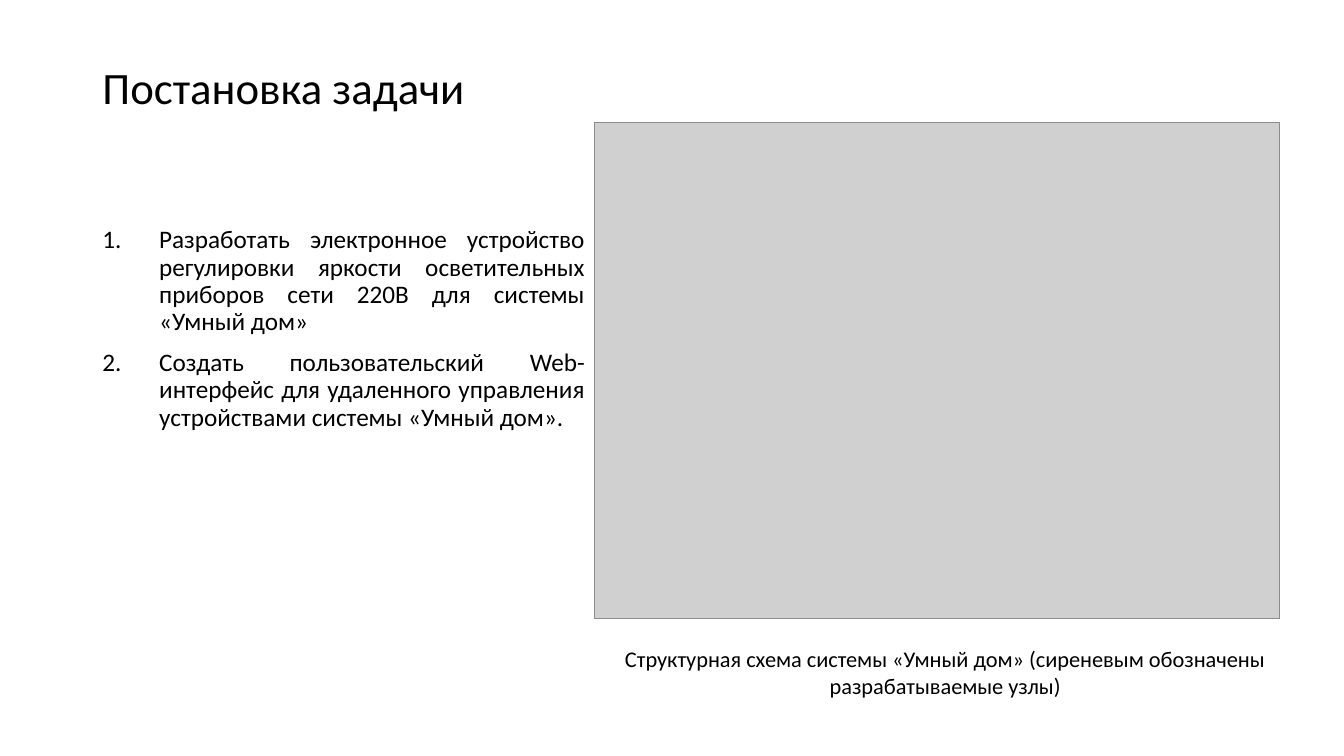
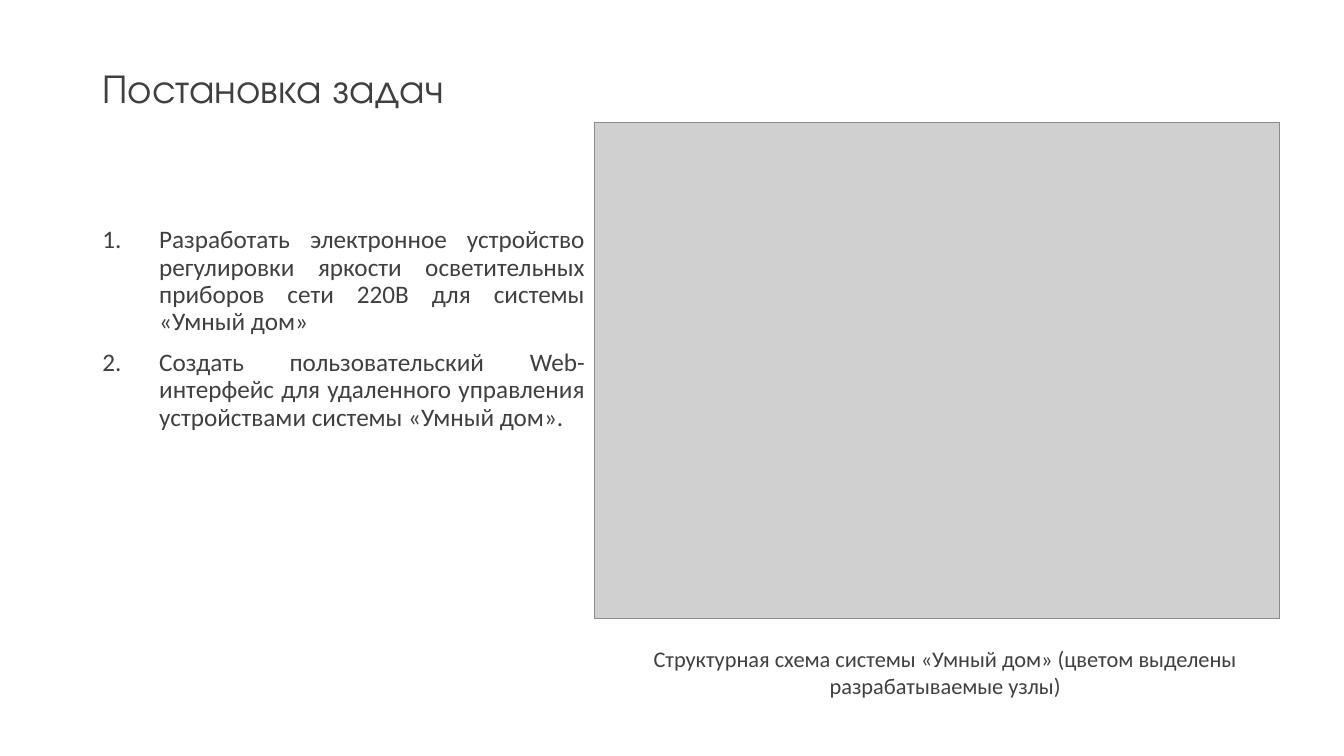
Before and after one commit to kaf3/dimmer, a slide deck: slide 5 of Презентация1.pptx. Drawn at 1344x756 pixels with LibreOffice and Linux fonts; fonts in the diff are those of the drawing; grey boxes stand for pictures. Boxes give left, top, right and bottom in pixels: in the first picture for what was removed or moved away, otherwise in the second. Text is boxed around its words. In the diff, an @@ line names an element or a change of style, - is before the commit and + after.

```diff
--- a/Презентация1.pptx
+++ b/Презентация1.pptx
@@ title at box(102, 75, 444, 108): text changed; size 32 to 29 pt; font Calibri to TeX Gyre Adventor; text colour #000000 to #404040 @@
-Постановка задачи
+Постановка задач
@@ text "Разработать электронное устройство регулировки яркости ..." at box(159, 231, 585, 430): text colour #000000 to #404040 @@
@@ text at box(654, 651, 1237, 698): text changed; text colour #000000 to #404040 @@
-Структурная схема системы «Умный дом» (сиреневым обозначены разрабатываемые узлы)
+Структурная схема системы «Умный дом» (цветом выделены разрабатываемые узлы)
```
Also in this commit, not shown: 4 other slides changed, 8 slides added, 2 slides removed, 2 other files.
